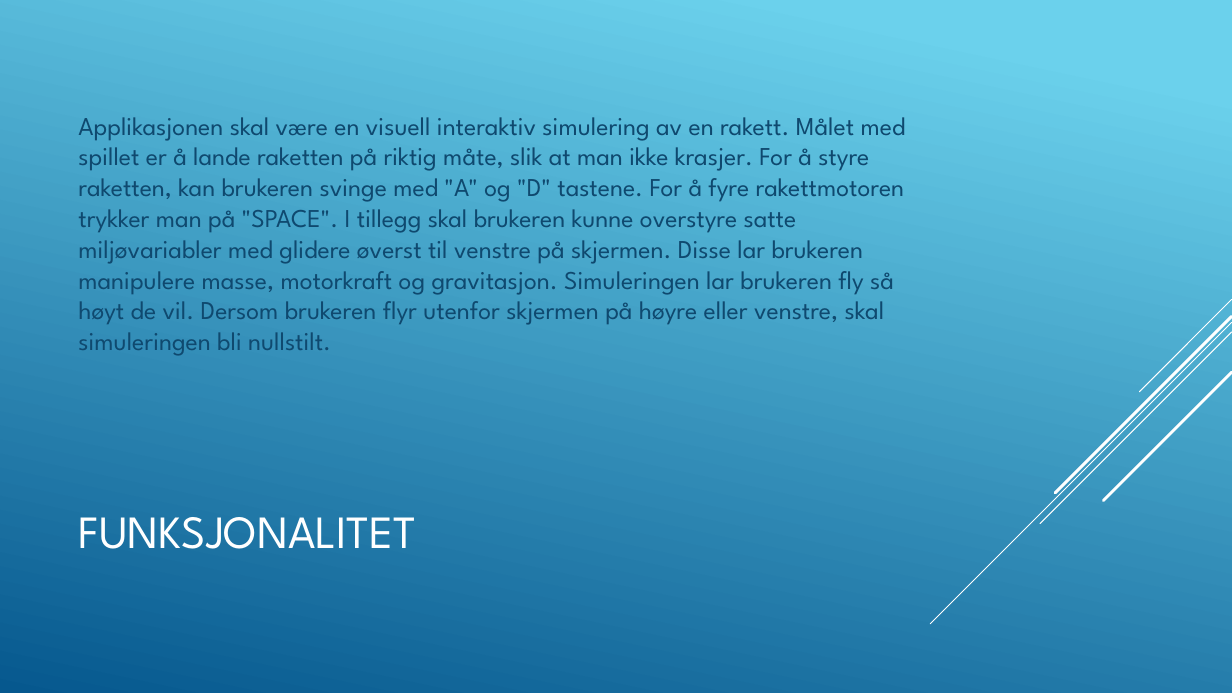
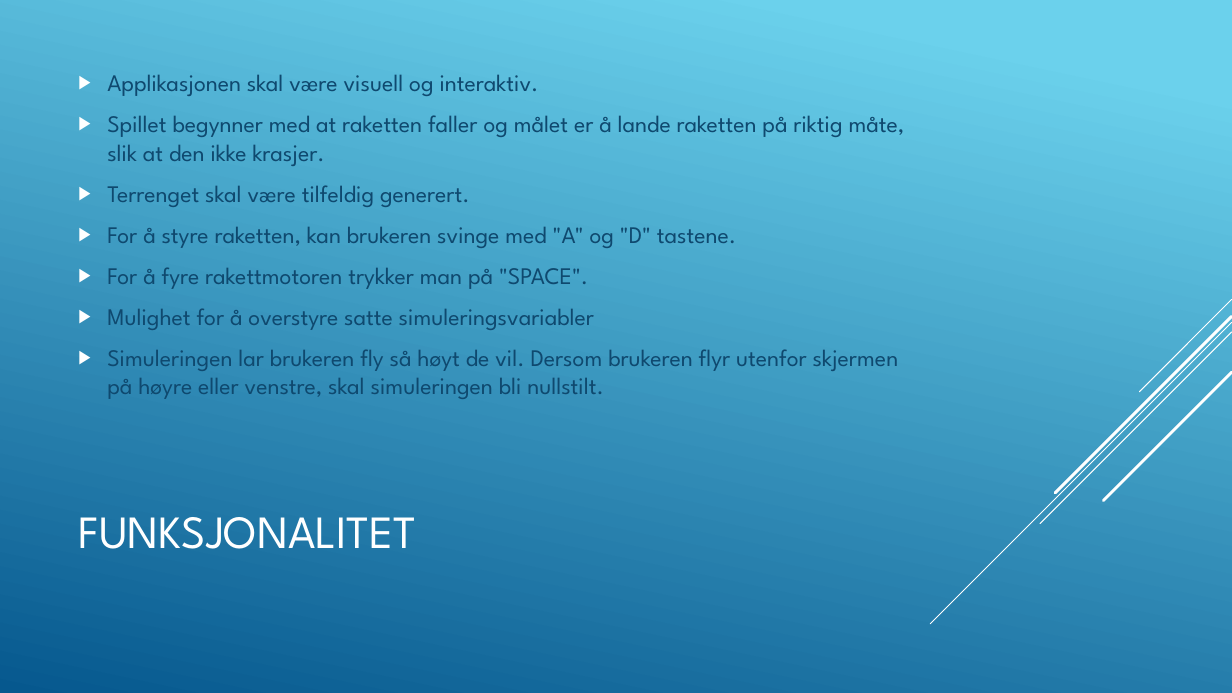
Before and after one commit to josteinmarkeset/StarshipLander, a slide deck: slide 5 of documentation/Starship_lander.pptx. Drawn at 1232x693 pixels with LibreOffice and Linux fonts; fonts in the diff are those of the drawing. Boxes give left, top, right and bottom in pixels: in the first picture for what was removed or moved away, otherwise in the second. Text is boxed around its words. In the diff, an @@ line names an element or a change of style, - is before the commit and + after.

```diff
--- a/documentation/Starship_lander.pptx
+++ b/documentation/Starship_lander.pptx
@@ text at <box>107,75,905,399</box>: text changed; size 20 to 18.5 pt @@
-Applikasjonen skal være en visuell interaktiv simulering av en rakett. Målet med spillet er å lande raketten på riktig måte, slik at man ikke krasjer. For å styre raketten, kan brukeren svinge med "A" og "D" tastene. For å fyre rakettmotoren trykker man på "SPACE". I tillegg skal brukeren kunne overstyre satte miljøvariabler med glidere øverst til venstre på skjermen. Disse lar brukeren manipulere masse, motorkraft og gravitasjon. Simuleringen lar brukeren fly så høyt de vil. Dersom brukeren flyr utenfor skjermen på høyre eller venstre, skal simuleringen bli nullstilt.
+▶ Applikasjonen skal være visuell og interaktiv.
+▶ Spillet begynner med at raketten faller og målet er å lande raketten på riktig måte, slik at den ikke krasjer.
+▶ Terrenget skal være tilfeldig generert.
+▶ For å styre raketten, kan brukeren svinge med "A" og "D" tastene.
+▶ For å fyre rakettmotoren trykker man på "SPACE".
+▶ Mulighet for å overstyre satte simuleringsvariabler
+▶ Simuleringen lar brukeren fly så høyt de vil. Dersom brukeren flyr utenfor skjermen på høyre eller venstre, skal simuleringen bli nullstilt.
```
Also in this commit, not shown: 3 other files.
